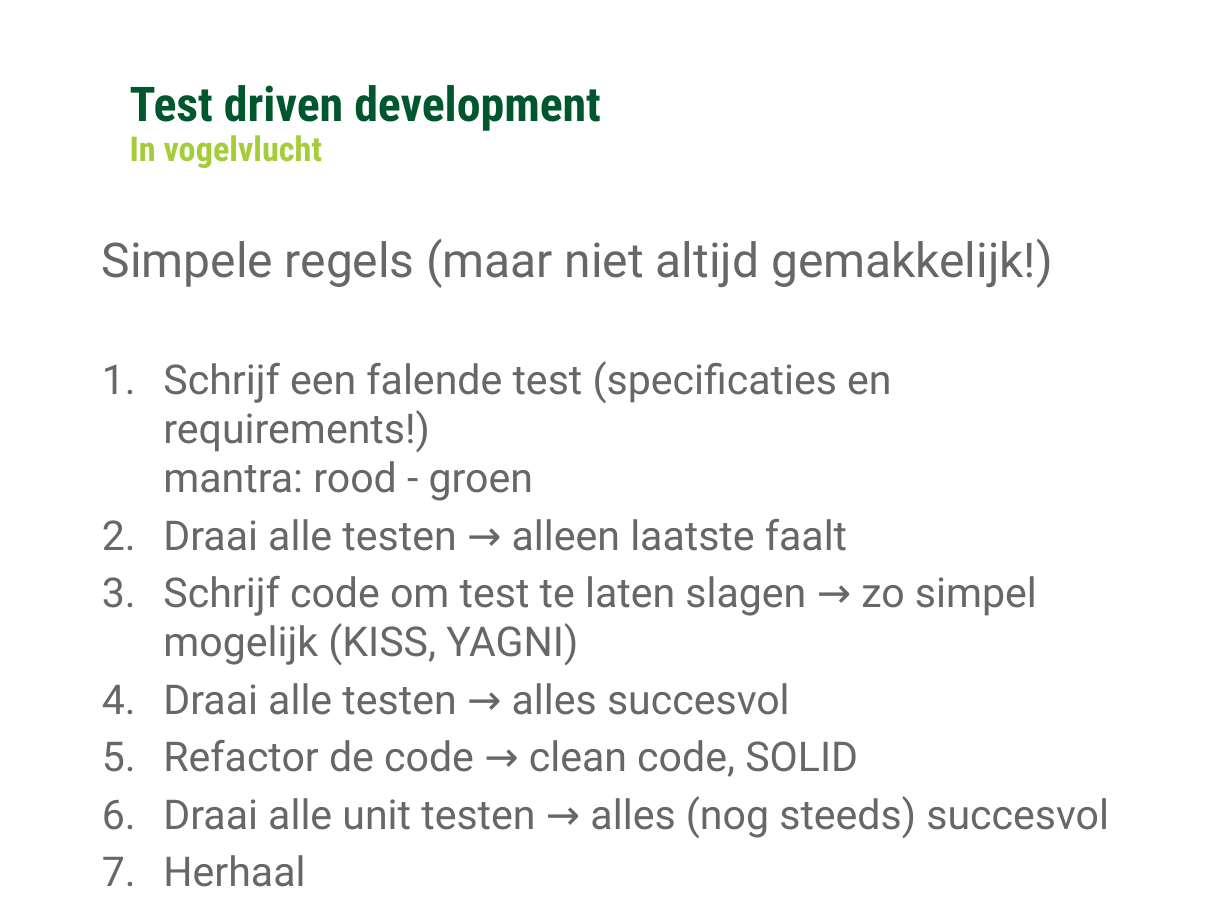
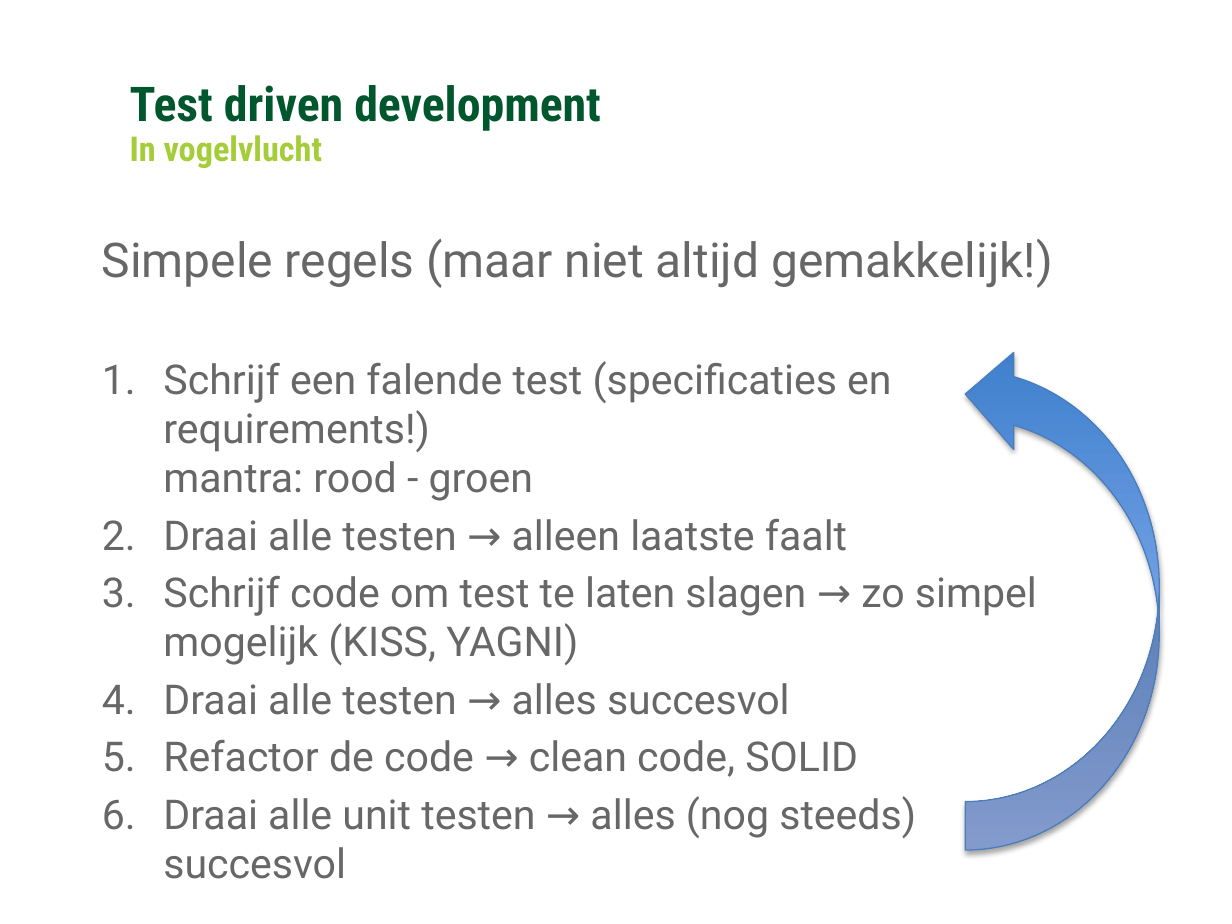
Before and after one commit to Ozindar/GCUnitTestDojo, a slide deck: slide 3 of warehouse/Coding Kata - TDD Extending the Warehouse.pptx. Drawn at 1232x924 pixels with LibreOffice and Linux fonts; fonts in the diff are those of the drawing; background and template pictures are left out. Boxes give left, top, right and bottom in pixels: in the first picture for what was removed or moved away, otherwise in the second. Text is boxed around its words. In the diff, an @@ line names an element or a change of style, - is before the commit and + after.

```diff
--- a/warehouse/Coding Kata - TDD Extending the Warehouse.pptx
+++ b/warehouse/Coding Kata - TDD Extending the Warehouse.pptx
@@ curved left arrow added at (x1=965, y1=346, x2=1158, y2=850), fill gradient #3F80CE to #A4C4FF, outline #4B7EBC 0.75 pt @@
@@ text at (x1=163, y1=855, x2=305, y2=887): paragraph removed @@
-7. Herhaal
```
Also in this commit, not shown: 6 other slides changed.
